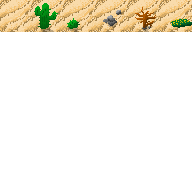
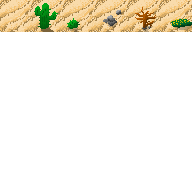
Revision of a layered (192, 192) image; what changed, layer by layer:
moved "Brittlebush" into group "sand6" over [175, 25, 192, 28]
added layer "shadow" (1st of 5, in "Terrain" › "sand6") (25%) in group "sand6" over [175, 25, 192, 30]
moved "Sand" (1st of 2, in "Terrain" › "sand6") into group "sand6" over [175, 25, 192, 30]
painted on "sand" (3rd of 4, in "Terrain" › "sand2") over [41, 27, 54, 32]
